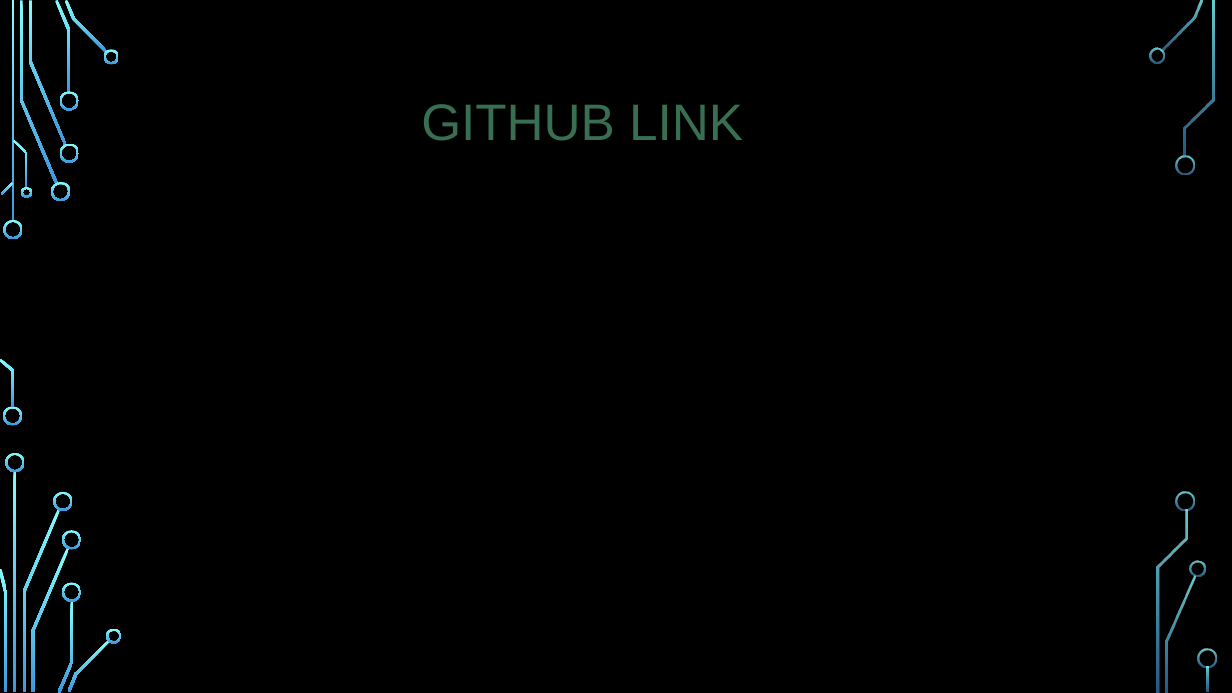
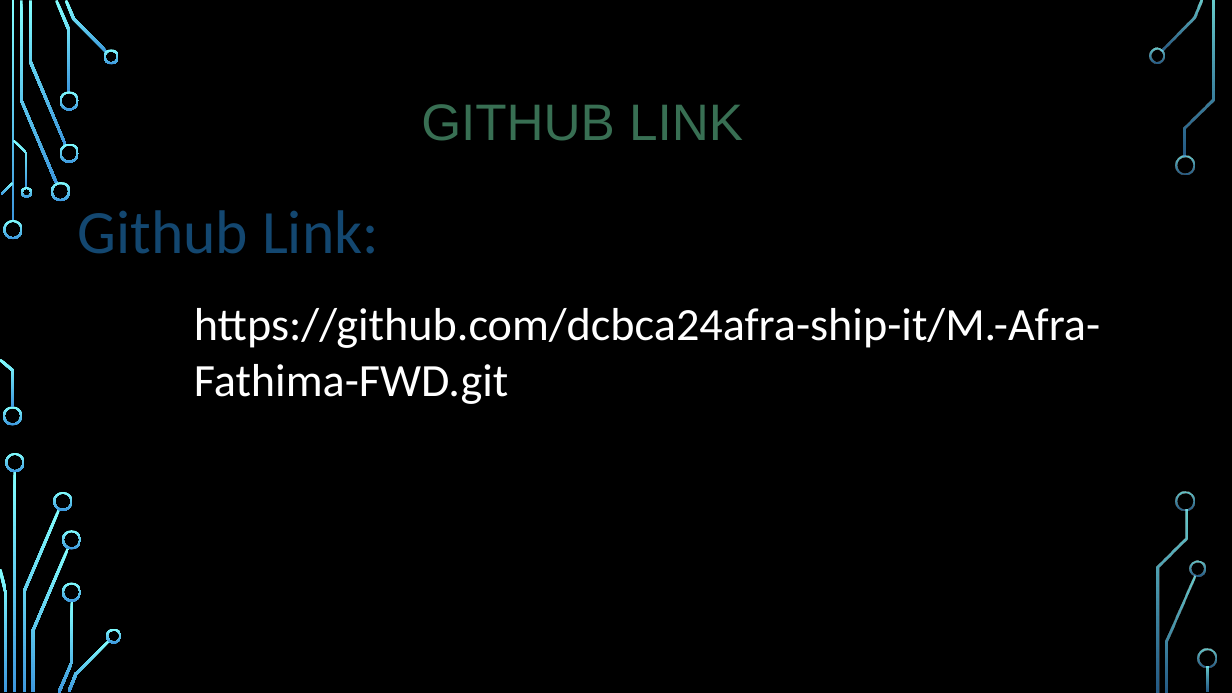
Before and after one commit to dcbca24afra-ship-it/M.-Afra-Fathima-FWD, a slide deck: slide 13 of digital portfolio.pptx. Drawn at 1232x693 pixels with LibreOffice and Linux fonts; fonts in the diff are those of the drawing; background and template pictures are left out. Boxes give left, top, right and bottom in pixels: in the first picture for what was removed or moved away, otherwise in the second. Text is boxed around its words. In the diff, an @@ line names an element or a change of style, - is before the commit and + after.

```diff
--- a/digital portfolio.pptx
+++ b/digital portfolio.pptx
@@ text added at box(78, 210, 379, 254), 48 pt, text #134770 @@
+Github Link:
@@ text added at box(194, 308, 1100, 404), 36 pt, text #FFFFFF @@
+https://github.com/dcbca24afra-ship-it/M.-Afra-Fathima-FWD.git
```
